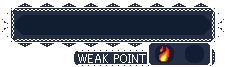
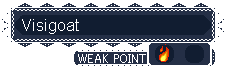
Comparing the layer stacks of the two 225×67 images. Changes:
renamed "Pasted Layer" to "Visigoat", showed it, moved it above "BG", painted on it over (22, 19, 79, 34)
renamed "sES03シシゴート.png" to "BG", painted on it over (20, 16, 79, 34)
